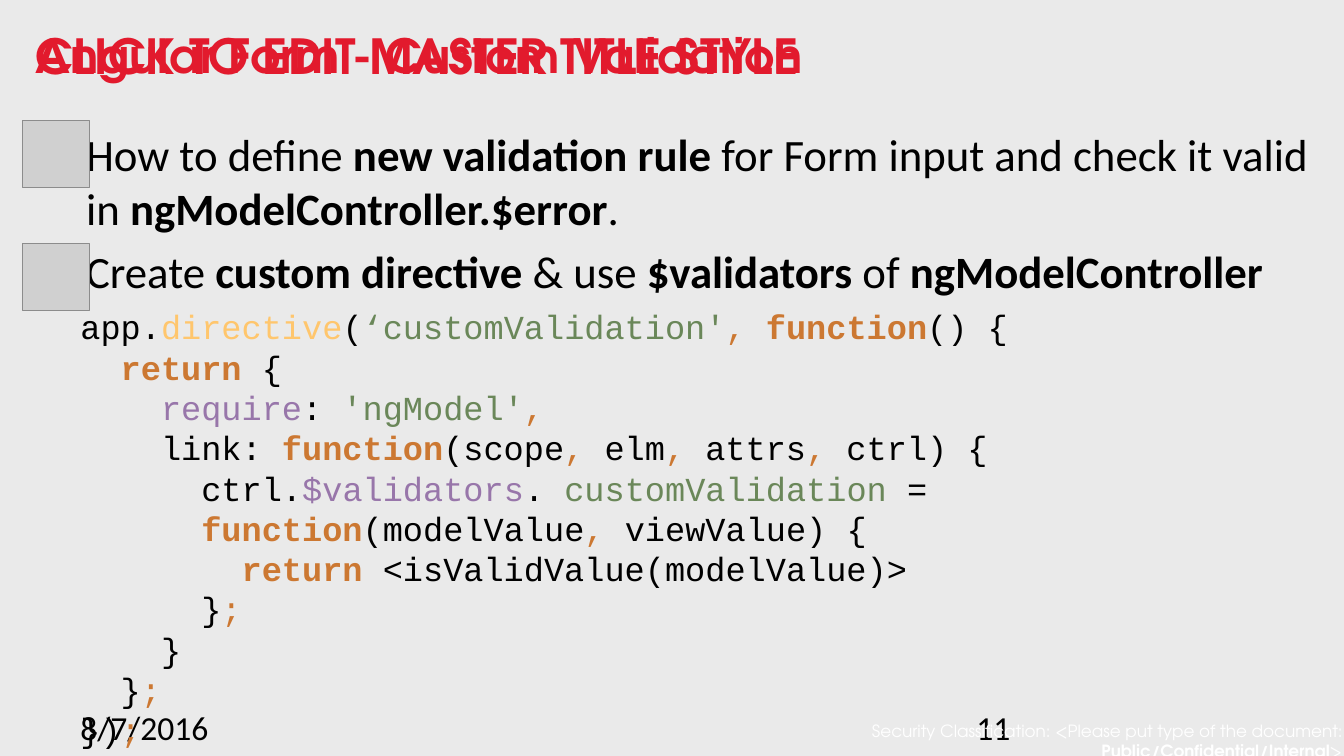
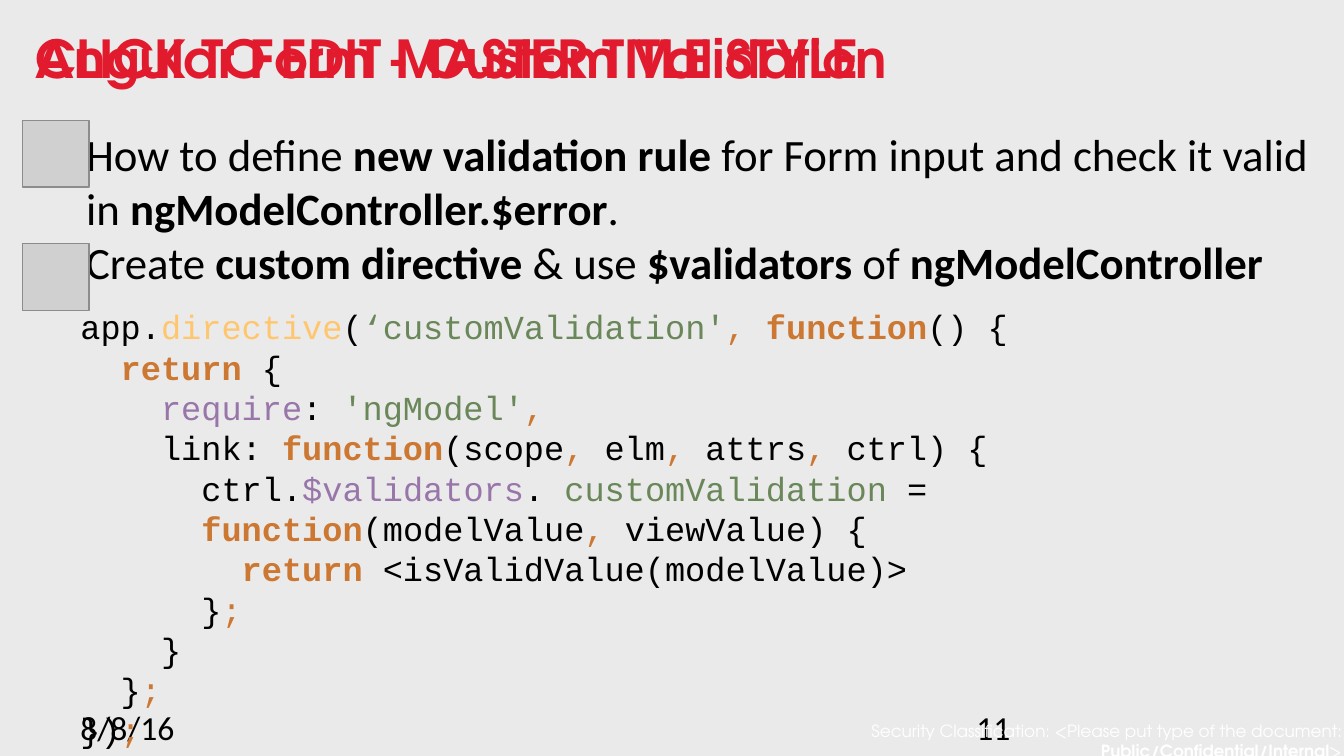
Before and after one commit to nnsan/angular_best_practice, a slide deck: slide 11 of Angular best practice.pptx. Drawn at 1344x756 pixels with LibreOffice and Linux fonts; fonts in the diff are those of the drawing; grey boxes stand for pictures; background and template pictures are left out. Boxes give left, top, right and bottom in pixels: in the first picture for what was removed or moved away, otherwise in the second. Text is boxed around its words. In the diff, an @@ line names an element or a change of style, - is before the commit and + after.

```diff
--- a/Angular best practice.pptx
+++ b/Angular best practice.pptx
@@ text "CLICK TO EDIT MASTER TITLE ..." at [36,38,858,90]: size 25.9 to 28 pt @@
@@ text "Angular Form - Custom Validation" at [36,38,887,90]: size 25.2 to 28 pt @@
@@ text "How to define new validation ..." at [86,134,1308,291]: indent changed; less space between paragraphs @@
@@ text at [80,716,174,749]: text changed @@
-8/7/2016
+8/8/16
```
Also in this commit, not shown: 19 other slides changed, 1 other file.
